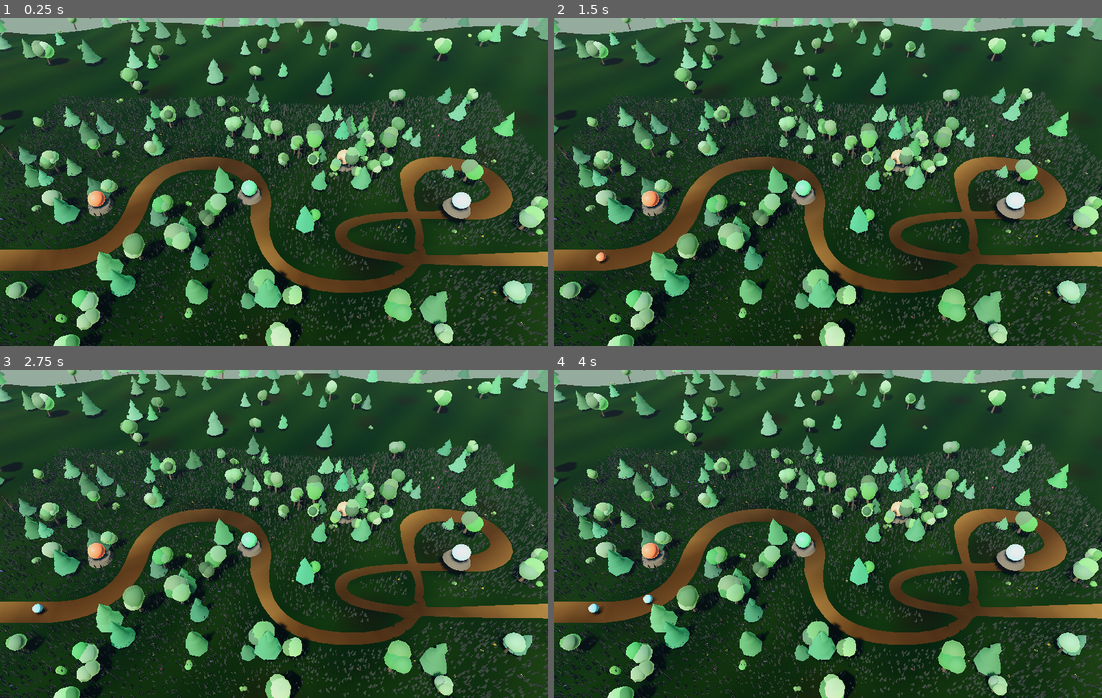
Above: before the commit, frames 1-4 (two rows, left to right).
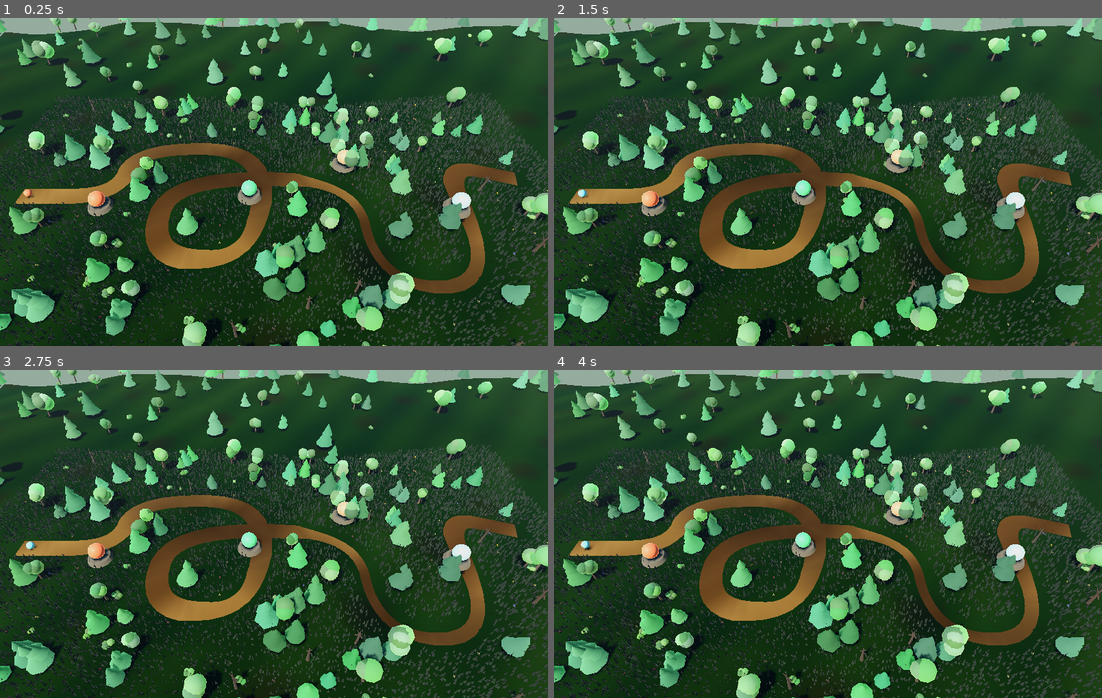
Above: after the commit, the same moments.

Repository: fritzscheyannick66-sketch/pocketbeast
Game: Godot game, scene res://scenes/welt.tscn
Same seed, same stepped clock (60 frames per second), same inputs: the game is played once before the commit and once after it.
Inputs:
- Up to frame 1 (0.25 s): no input
- Up to frame 2 (1.5 s): no input
- Up to frame 3 (2.75 s): no input
- Up to frame 4 (4 s): no input

The runs differ from the first frame. In frame 1, 45% of the frame differs, in the area x 0-100%, y 0-100%; in frame 2, 45%; in frame 3, 45%; in frame 4, 45%.

Commit message:
Grünpfad zurück auf die alte Routenführung
Der Zickzack über die ganze Breite gefällt nicht — und war auch
gemessen schlechter: 65 Prozent der freien Felder lagen nah genug am
Weg, um zu feuern, gegen 69 bei der alten Führung.

Die Enge der alten Route ist kein Mangel, sondern der Grund, warum so
viele Plätze etwas taugen: Wo der Weg dicht liegt, feuert fast jeder
Wächter. Ein weit ausholender Weg verteilt die Bauplätze, aber die
Hälfte davon erreicht dann nichts mehr.

Die Godot-Fassung zieht mit, damit beide dieselbe Karte zeigen.

Der See liegt auf dieser Führung mittig und gut sichtbar — die
Sonderfelder verteilen sich von selbst neu, weil sie an der Wegnähe
hängen.

Co-Authored-By: Claude Opus 5 <noreply@anthropic.com>

Diff:
--- a/godot-3d/scripts/welt.gd
+++ b/godot-3d/scripts/welt.gd
@@ -25,9 +25,9 @@
 	# Dieselbe Führung wie der Grünpfad im Browserspiel — Kachelkoordinaten,
 	# damit beide Fassungen dieselbe Karte zeigen. Wird die Route dort
 	# geändert, gehört sie auch hier nachgezogen.
-	Vector2(-1, 9), Vector2(4, 9), Vector2(4, 4), Vector2(9, 4),
-	Vector2(9, 10), Vector2(15, 10), Vector2(15, 4), Vector2(19, 4),
-	Vector2(19, 7), Vector2(12, 7), Vector2(12, 9), Vector2(20, 9),
+	Vector2(-1, 6), Vector2(3, 6), Vector2(3, 3), Vector2(9, 3),
+	Vector2(9, 9), Vector2(5, 9), Vector2(5, 5), Vector2(13, 5),
+	Vector2(13, 10), Vector2(17, 10), Vector2(17, 4), Vector2(20, 5),
 ]
 
 var weg_punkte: PackedVector3Array
Not shown, changed: index.html
